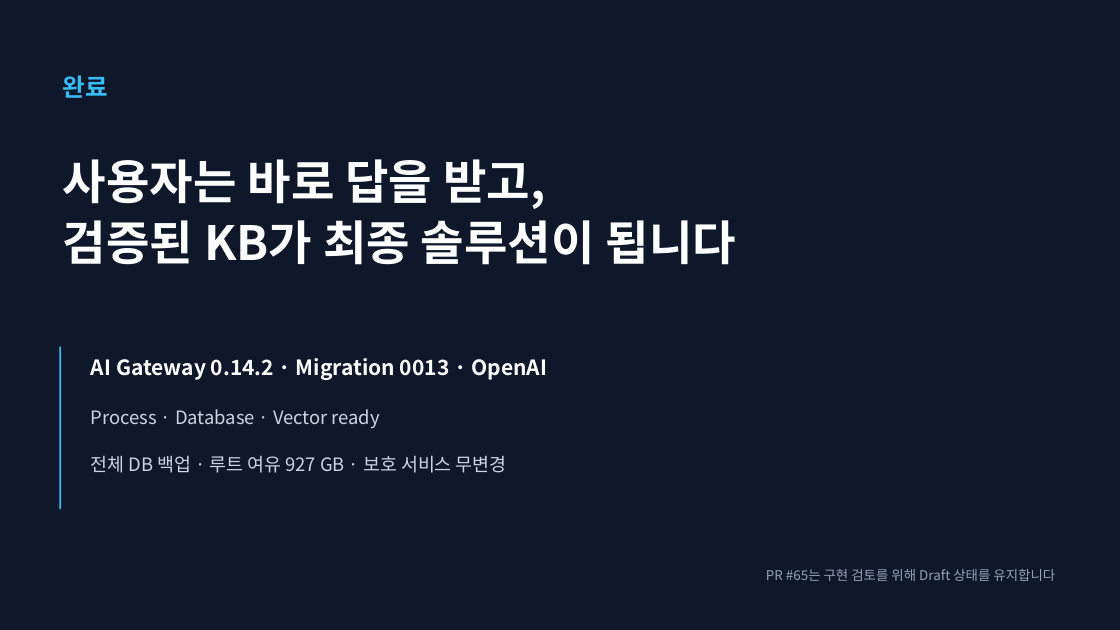
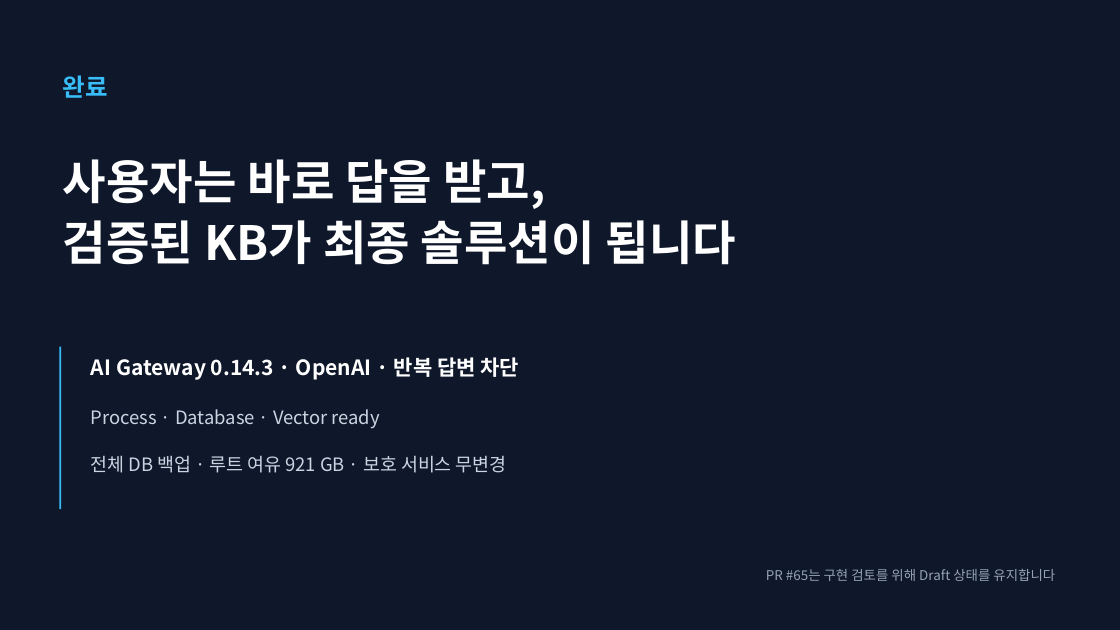
Before and after one commit to dhslove/ablestack-techflow, a slide deck: slide 5 of output/presentation/techflow-community-auto-publish-kb.pptx. Drawn at 1120x630 pixels with LibreOffice and Linux fonts; fonts in the diff are those of the drawing. Boxes give left, top, right and bottom in pixels: in the first picture for what was removed or moved away, otherwise in the second. Text is boxed around its words. In the diff, an @@ line names an element or a change of style, - is before the commit and + after.

Commit message:
fix: Community 후속 답변을 해결 중심으로 진행

```diff
--- a/output/presentation/techflow-community-auto-publish-kb.pptx
+++ b/output/presentation/techflow-community-auto-publish-kb.pptx
@@ text at [91, 357, 520, 380]: text changed @@
-AI Gateway 0.14.2 · Migration 0013 · OpenAI
+AI Gateway 0.14.3 · OpenAI · 반복 답변 차단
@@ text at [91, 455, 507, 473]: text changed @@
-전체 DB 백업 · 루트 여유 927 GB · 보호 서비스 무변경
+전체 DB 백업 · 루트 여유 921 GB · 보호 서비스 무변경
```
Also in this commit, not shown: 2 other slides changed, 1 slide added, 1 slide removed, 24 other files.
